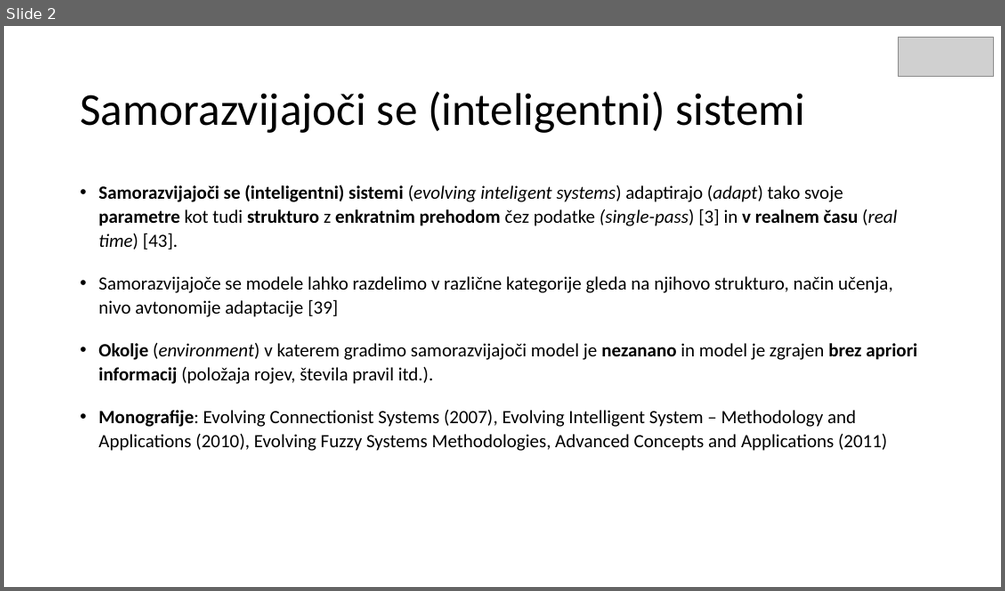
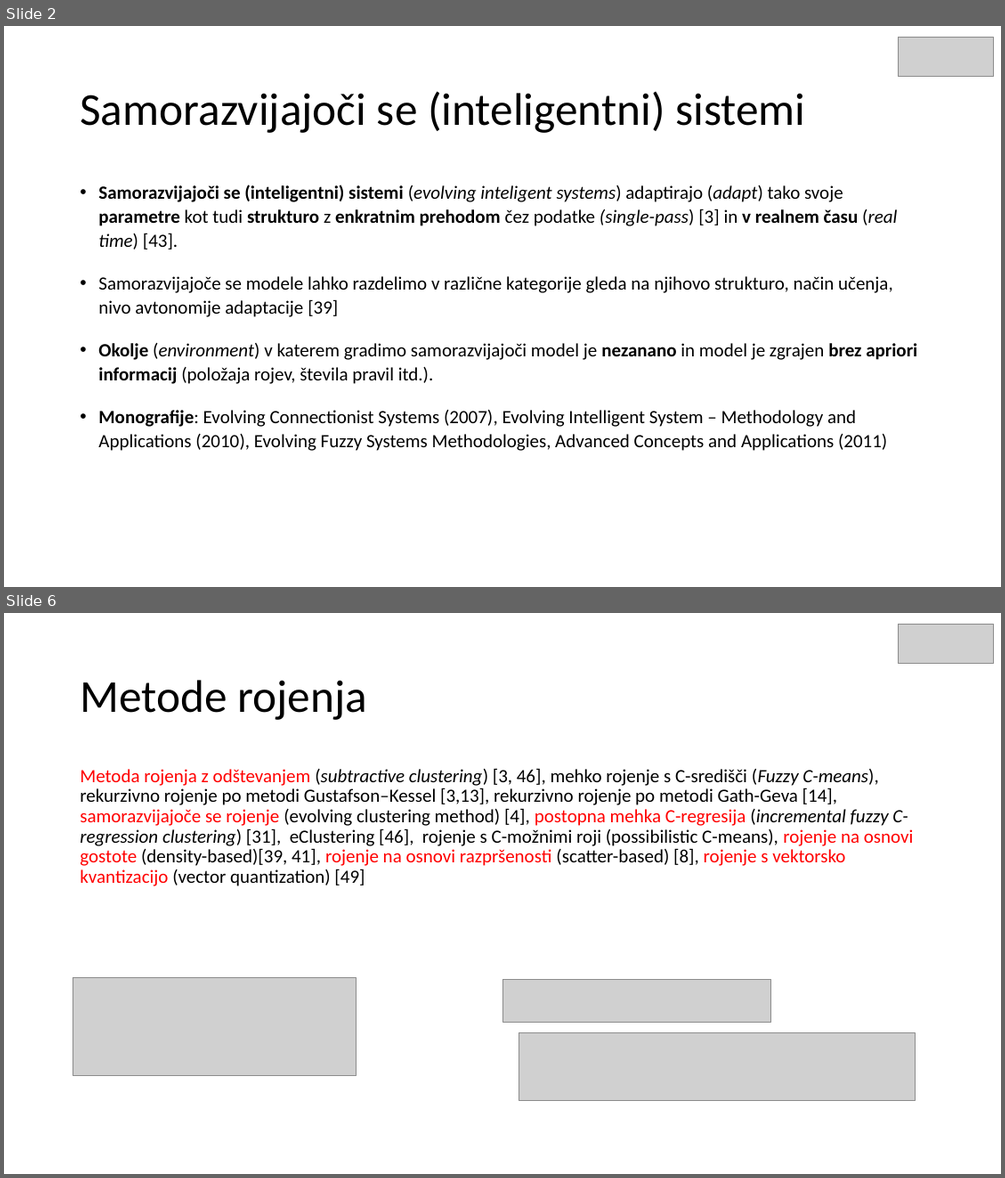
Before and after one commit to mihaozbot/Seminarska-1, a slide deck: Samo razvijajoci se sistemi_v2.pptx. Shown one above the other, each under a label of ours: slide 2 before the commit, slides 2 and 6 after it; the slides between them are not shown. The pictures are 1005x591 and 1005x1178 pixels, drawn with LibreOffice and Linux fonts; fonts in the diff are those of the drawing; grey boxes stand for pictures. Boxes give left, top, right and bottom in pixels: in the first picture for what was removed or moved away, otherwise in the second. Text is boxed around its words. In the diff, an @@ line names an element or a change of style, - is before the commit and + after.

```diff
--- a/Samo razvijajoci se sistemi_v2.pptx
+++ b/Samo razvijajoci se sistemi_v2.pptx
@@ slide 6 added at (x1=4, y1=613, x2=1001, y2=1174), background #FFFFFF @@
@@ picture added at (x1=898, y1=624, x2=994, y2=663) @@
@@ title added at (x1=80, y1=680, x2=367, y2=720), 44 pt, text #000000 @@
+Metode rojenja
@@ text added at (x1=80, y1=768, x2=914, y2=886), 18 pt, text #000000 @@
+Metoda rojenja z odštevanjem (subtractive clustering) [3, 46], mehko rojenje s C-središči (Fuzzy C-means), rekurzivno rojenje po metodi Gustafson–Kessel [3,13], rekurzivno rojenje po metodi Gath-Geva [14], samorazvijajoče se rojenje (evolving clustering method) [4], postopna mehka C-regresija (incremental fuzzy C-regression clustering) [31], eClustering [46], rojenje s C-možnimi roji (possibilistic C-means), rojenje na osnovi gostote (density-based)[39, 41], rojenje na osnovi razpršenosti (scatter-based) [8], rojenje s vektorsko kvantizacijo (vector quantization) [49]
@@ picture added at (x1=73, y1=978, x2=356, y2=1075) @@
@@ picture added at (x1=502, y1=980, x2=771, y2=1022) @@
@@ picture added at (x1=518, y1=1032, x2=914, y2=1101) @@
```
Also in this commit, not shown: 3 slides changed, 11 other slides added, 1 slide removed, 5 other files.
